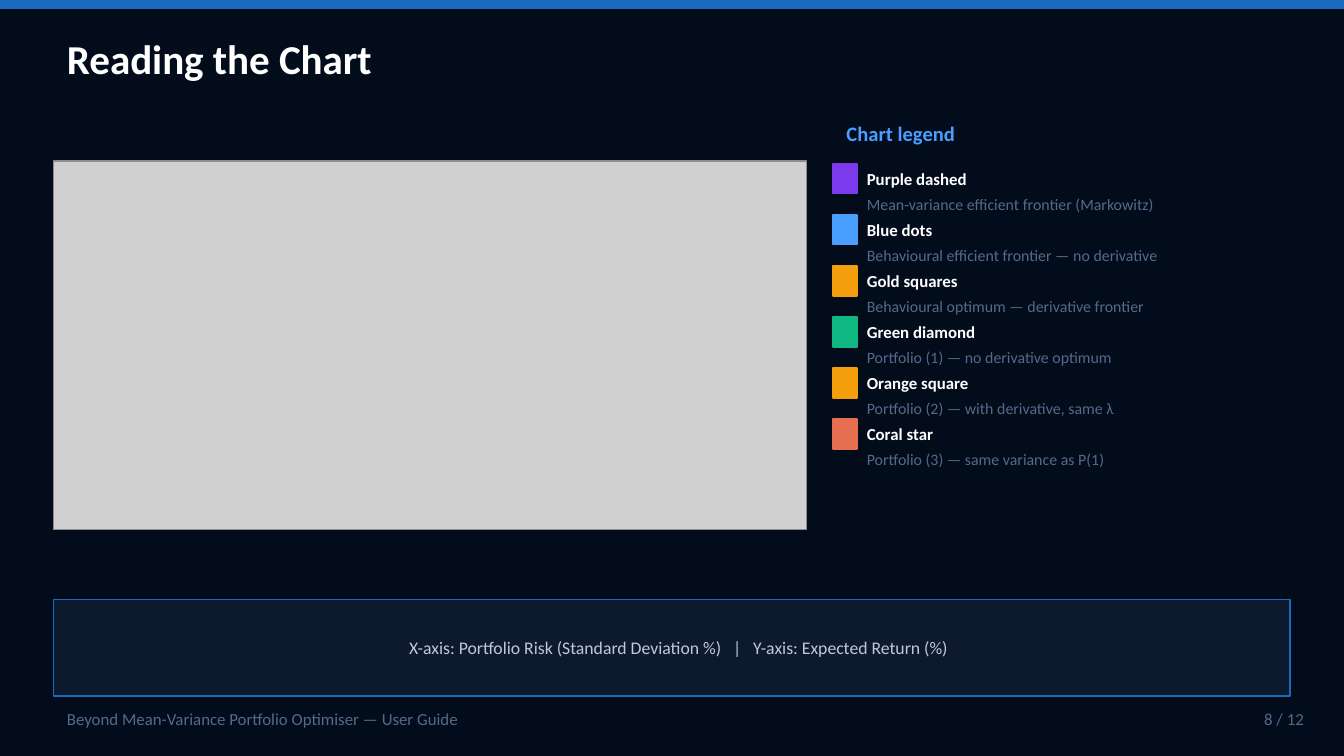
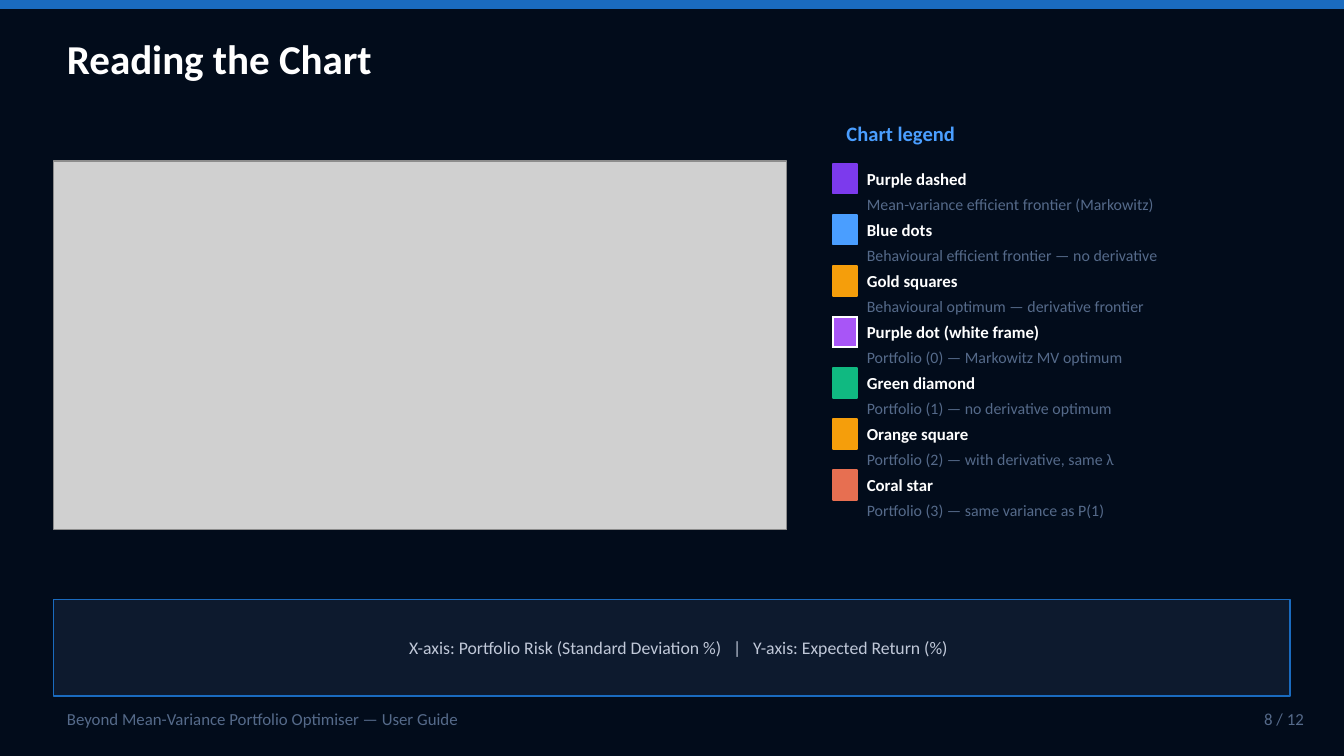
Before and after one commit to SamiJeddou/behavioral-portfolio-optimizer, a slide deck: slide 8 of userguide.pptx. Drawn at 1344x756 pixels with LibreOffice and Linux fonts; fonts in the diff are those of the drawing; grey boxes stand for pictures. Boxes give left, top, right and bottom in pixels: in the first picture for what was removed or moved away, otherwise in the second. Text is boxed around its words. In the diff, an @@ line names an element or a change of style, - is before the commit and + after.

```diff
--- a/userguide.pptx
+++ b/userguide.pptx
@@ picture: place and size @@
-picture at box(54, 161, 806, 530)
+picture at box(54, 161, 786, 530)
@@ rectangle added at box(833, 317, 857, 347), fill #A855F7, outline #FFFFFF 1 pt @@
@@ text added at box(867, 325, 1040, 341), 9 pt, text #FFFFFF, bold @@
+Purple dot (white frame)
@@ text added at box(867, 352, 1122, 366), 8.5 pt, text #556A8A @@
+Portfolio (0) — Markowitz MV optimum
@@ 6 texts, 3 rectangles: place and size @@
-6 texts, 3 rectangles at box(833, 317, 1113, 467)
+6 texts, 3 rectangles at box(833, 368, 1113, 518)
```
Also in this commit, not shown: 5 other slides changed.
